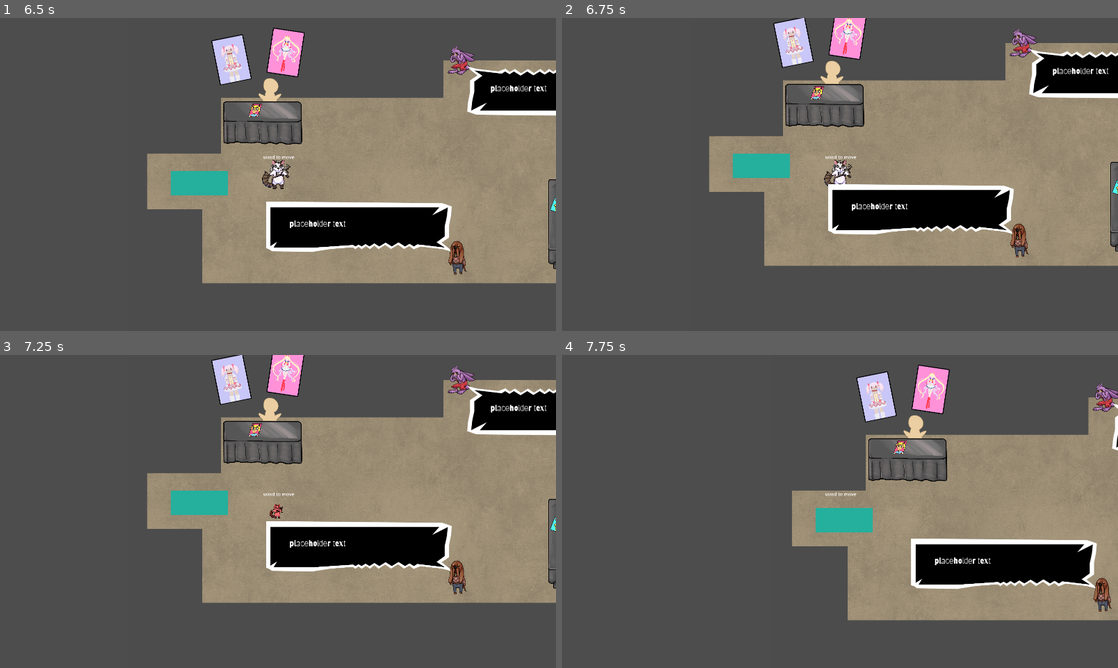
Above: before the commit, frames 1-4 (two rows, left to right).
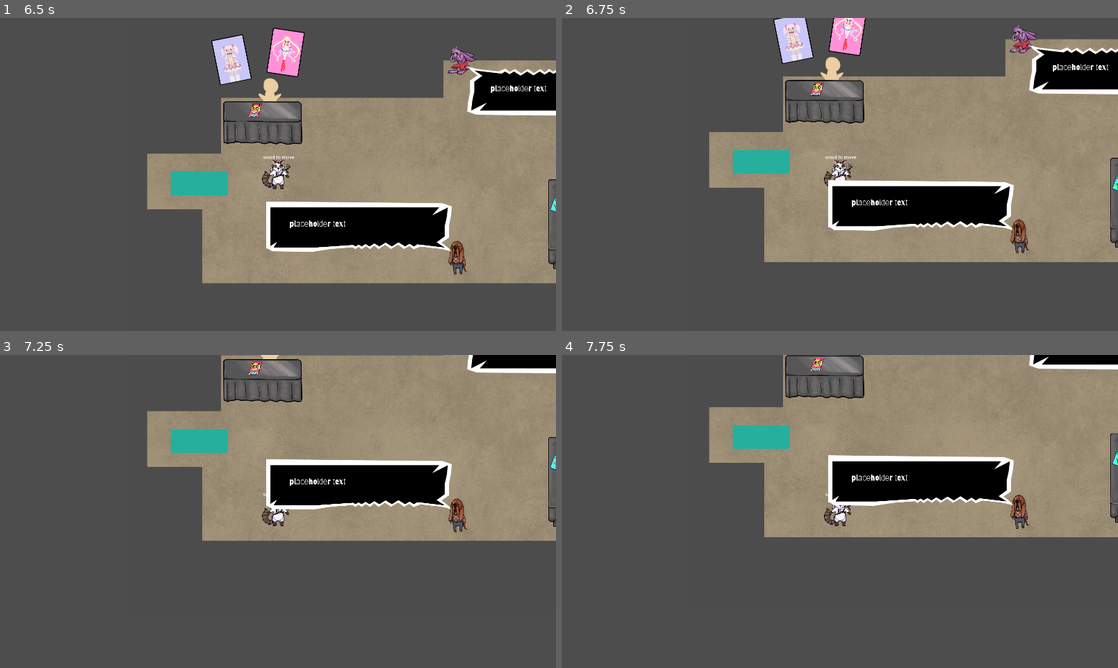
Above: after the commit, the same moments.

Repository: Limeyuzu/power-up-jam-2026
Game: Godot game, scene res://Scenes/start_screen.tscn
Two runs of this game, one before a commit and one after it. Both use one fixed random seed, a clock stepped at 60 frames per second and the inputs below.
Inputs (mouse positions are in pixels of both pictures, inside the frame that each line leads up to):
- Up to frame 1 (6.5 s): click (439, 118) at 0.5 s; tap Enter (ui_accept) at 1.25, 1.52, 3.5, 5, 5.27 s; move the mouse to (400, 158) at 1.27 s; hold Right (ui_right) 1.28-2 s; tap Space at 1.35, 3.6, 5.1 s; click (400, 158) at 1.42 s; drag from (166, 190) to (361, 227) at 2.02 s; click (278, 174) at 2.75 s; move the mouse to (333, 105) at 3.52 s; hold Right (ui_right) 3.53-4.25 s; drag from (250, 237) to (478, 89) at 4.27 s; move the mouse to (444, 221) at 5.02 s; hold Left (ui_left) 5.03-5.75 s; drag from (111, 127) to (194, 96) at 5.77 s
- Up to frame 2 (6.75 s): tap Enter (ui_accept) at 6.5 s; move the mouse to (867, 174) at 6.52 s; hold Down (ui_down) from 6.53 s (still down); tap Space at 6.6 s; click (867, 174) at 6.67 s
- Up to frame 3 (7.25 s): keep holding Down (ui_down)
- Up to frame 4 (7.75 s): release Down (ui_down) at 7.25 s; drag from (756, 433) to (728, 527) at 7.27 s

Frame 1 is identical in both runs. In frame 2, 7.3% of the frame differs, in the area x 26-100%, y 0-80%; in frame 3, 38%; in frame 4, 39%, in the area x 26-100%, y 0-85%.

Commit message:
add player detection

Diff:
--- a/Scenes/DialogueBubble.tscn
+++ b/Scenes/DialogueBubble.tscn
@@ -96,3 +96,4 @@
 
 [connection signal="body_entered" from="Hurtbox" to="Hurtbox" method="_on_body_entered"]
 [connection signal="dialogue_started" from="TopPanel/YarnDialogueRunner" to="." method="onDialogueStarted"]
+[connection signal="dialogue_started" from="TopPanel/YarnDialogueRunner" to="Hurtbox" method="onDialogueStarted"]
--- a/Scenes/npcs/dog.tscn
+++ b/Scenes/npcs/dog.tscn
@@ -1,8 +1,10 @@
 [gd_scene format=3 uid="uid://b86qgtavmx8un"]
 
-[ext_resource type="Script" uid="uid://djxqlxkrqq3l4" path="res://Scripts/npc.gd" id="1_doyf7"]
+[ext_resource type="Script" uid="uid://cnaf3kvik6ils" path="res://Scripts/npc.gd" id="1_doyf7"]
 [ext_resource type="Texture2D" uid="uid://boxsvl8te2e2y" path="res://sprites/Character Sprites/Old Man Dog.png" id="1_n684t"]
 [ext_resource type="PackedScene" uid="uid://ddjqn2nauxekv" path="res://Scenes/DialogueBubble.tscn" id="2_tvwev"]
+
+[sub_resource type="CircleShape2D" id="CircleShape2D_8ujp6"]
 
 [node name="Dog" type="Node2D" unique_id=1535402762 node_paths=PackedStringArray("dialogueBubble")]
 script = ExtResource("1_doyf7")
@@ -14,3 +16,14 @@
 
 [node name="DialogueBubble" parent="." unique_id=742978764 instance=ExtResource("2_tvwev")]
 startNode = "Dog"
+
+[node name="DetectionRadius" type="Area2D" parent="." unique_id=1254320060]
+collision_layer = 4
+collision_mask = 4
+
+[node name="CollisionShape2D" type="CollisionShape2D" parent="DetectionRadius" unique_id=678446732]
+scale = Vector2(35.477383, 33.55272)
+shape = SubResource("CircleShape2D_8ujp6")
+debug_color = Color(0.6015453, 0.52531743, 0.3912647, 0.41960785)
+
+[connection signal="body_entered" from="DetectionRadius" to="." method="onDetectedPlayer"]
--- a/Scenes/npcs/elephant.tscn
+++ b/Scenes/npcs/elephant.tscn
@@ -3,6 +3,8 @@
 [ext_resource type="Script" uid="uid://cnaf3kvik6ils" path="res://Scripts/npc.gd" id="1_6krcw"]
 [ext_resource type="Texture2D" uid="uid://bs66lhrf5wlax" path="res://sprites/Character Sprites/Mean Elephant.png" id="2_6krcw"]
 [ext_resource type="PackedScene" uid="uid://ddjqn2nauxekv" path="res://Scenes/DialogueBubble.tscn" id="3_w001s"]
+
+[sub_resource type="CircleShape2D" id="CircleShape2D_6krcw"]
 
 [node name="Elephant" type="Node2D" unique_id=1535402762 node_paths=PackedStringArray("dialogueBubble")]
 script = ExtResource("1_6krcw")
@@ -14,3 +16,14 @@
 
 [node name="DialogueBubble" parent="." unique_id=742978764 instance=ExtResource("3_w001s")]
 startNode = "Elephant"
+
+[node name="DetectionRadius" type="Area2D" parent="." unique_id=1574304392]
+collision_layer = 4
+collision_mask = 4
+
+[node name="CollisionShape2D" type="CollisionShape2D" parent="DetectionRadius" unique_id=827270458]
+scale = Vector2(35.477383, 33.55272)
+shape = SubResource("CircleShape2D_6krcw")
+debug_color = Color(0.6015453, 0.52531743, 0.3912647, 0.41960785)
+
+[connection signal="body_entered" from="DetectionRadius" to="." method="onDetectedPlayer"]
--- a/Scenes/npcs/kangaroo.tscn
+++ b/Scenes/npcs/kangaroo.tscn
@@ -1,8 +1,10 @@
 [gd_scene format=3 uid="uid://b13ntuyeacxx3"]
 
-[ext_resource type="Script" uid="uid://djxqlxkrqq3l4" path="res://Scripts/npc.gd" id="1_3uyo1"]
+[ext_resource type="Script" uid="uid://cnaf3kvik6ils" path="res://Scripts/npc.gd" id="1_3uyo1"]
 [ext_resource type="Texture2D" uid="uid://bedrnl1vgun57" path="res://sprites/Character Sprites/Buff Kangaroo.png" id="2_3uyo1"]
 [ext_resource type="PackedScene" uid="uid://ddjqn2nauxekv" path="res://Scenes/DialogueBubble.tscn" id="3_fnipn"]
+
+[sub_resource type="CircleShape2D" id="CircleShape2D_3uyo1"]
 
 [node name="Kangaroo" type="Node2D" unique_id=1535402762 node_paths=PackedStringArray("dialogueBubble")]
 script = ExtResource("1_3uyo1")
@@ -14,3 +16,14 @@
 
 [node name="DialogueBubble" parent="." unique_id=742978764 instance=ExtResource("3_fnipn")]
 startNode = "Kangaroo"
+
+[node name="DetectionRadius" type="Area2D" parent="." unique_id=985763817]
+collision_layer = 4
+collision_mask = 4
+
+[node name="CollisionShape2D" type="CollisionShape2D" parent="DetectionRadius" unique_id=2084401831]
+scale = Vector2(35.477383, 33.55272)
+shape = SubResource("CircleShape2D_3uyo1")
+debug_color = Color(0.6015453, 0.52531743, 0.3912647, 0.41960785)
+
+[connection signal="body_entered" from="DetectionRadius" to="." method="onDetectedPlayer"]
--- a/Scenes/npcs/rabbit.tscn
+++ b/Scenes/npcs/rabbit.tscn
@@ -1,8 +1,10 @@
 [gd_scene format=3 uid="uid://c2e6070cdp5be"]
 
 [ext_resource type="Texture2D" uid="uid://d008imiyrg77y" path="res://sprites/Character Sprites/Scared Bunny.png" id="1_bfjmj"]
-[ext_resource type="Script" uid="uid://djxqlxkrqq3l4" path="res://Scripts/npc.gd" id="1_ia7lw"]
+[ext_resource type="Script" uid="uid://cnaf3kvik6ils" path="res://Scripts/npc.gd" id="1_ia7lw"]
 [ext_resource type="PackedScene" uid="uid://ddjqn2nauxekv" path="res://Scenes/DialogueBubble.tscn" id="2_ia7lw"]
+
+[sub_resource type="CircleShape2D" id="CircleShape2D_ji530"]
 
 [node name="Rabbit" type="Node2D" unique_id=1535402762 node_paths=PackedStringArray("dialogueBubble")]
 script = ExtResource("1_ia7lw")
@@ -14,3 +16,14 @@
 
 [node name="DialogueBubble" parent="." unique_id=742978764 instance=ExtResource("2_ia7lw")]
 startNode = "Rabbit"
+
+[node name="DetectionRadius" type="Area2D" parent="." unique_id=888721954]
+collision_layer = 4
+collision_mask = 4
+
+[node name="CollisionShape2D" type="CollisionShape2D" parent="DetectionRadius" unique_id=452495579]
+scale = Vector2(35.477383, 33.55272)
+shape = SubResource("CircleShape2D_ji530")
+debug_color = Color(0.6015453, 0.52531743, 0.3912647, 0.41960785)
+
+[connection signal="body_entered" from="DetectionRadius" to="." method="onDetectedPlayer"]
--- a/Scenes/player.tscn
+++ b/Scenes/player.tscn
@@ -7,6 +7,7 @@
 [sub_resource type="CapsuleShape2D" id="CapsuleShape2D_cvnsp"]
 
 [node name="Player" type="CharacterBody2D" unique_id=188212945 groups=["player"]]
+collision_layer = 5
 collision_mask = 3
 input_pickable = true
 script = ExtResource("1_cvnsp")
--- a/Scripts/dialogue_bubble.gd
+++ b/Scripts/dialogue_bubble.gd
@@ -11,10 +11,11 @@
 
 func _ready() -> void:
 	initialPanelSize = parentPanel.size
+
+func startDialogue() -> void:
 	dialogueRunner.start_dialogue.call_deferred(startNode)
 
 func onDialogueStarted() -> void:
-	print("start")
 	ACVoicebox.base_pitch = randf_range(1.5, 4.0)
 	ACVoicebox.play_string(speechStrings[randi() % 3])
 
--- a/Scripts/npc.gd
+++ b/Scripts/npc.gd
@@ -3,6 +3,12 @@
 @export_enum("Top Right", "Bottom Right", "Bottom Left", "Top Left") var dialogueOrientation = 0
 @export var dialogueBubble: DialogueBubble
 
+var seenPlayer = false
 
 func _ready() -> void:
 	dialogueBubble.setOrientation(dialogueOrientation)
+
+func onDetectedPlayer(body: Node2D) -> void:
+	if not seenPlayer:
+		dialogueBubble.startDialogue()
+		seenPlayer = true
--- a/Scripts/textbox_hazard.gd
+++ b/Scripts/textbox_hazard.gd
@@ -6,7 +6,7 @@
 
 var margins = 10;
 
-func _ready() -> void:
+func onDialogueStarted() -> void:
 	await textLabel.finished
 	await get_tree().process_frame
 	var rect = panel.get_rect()
